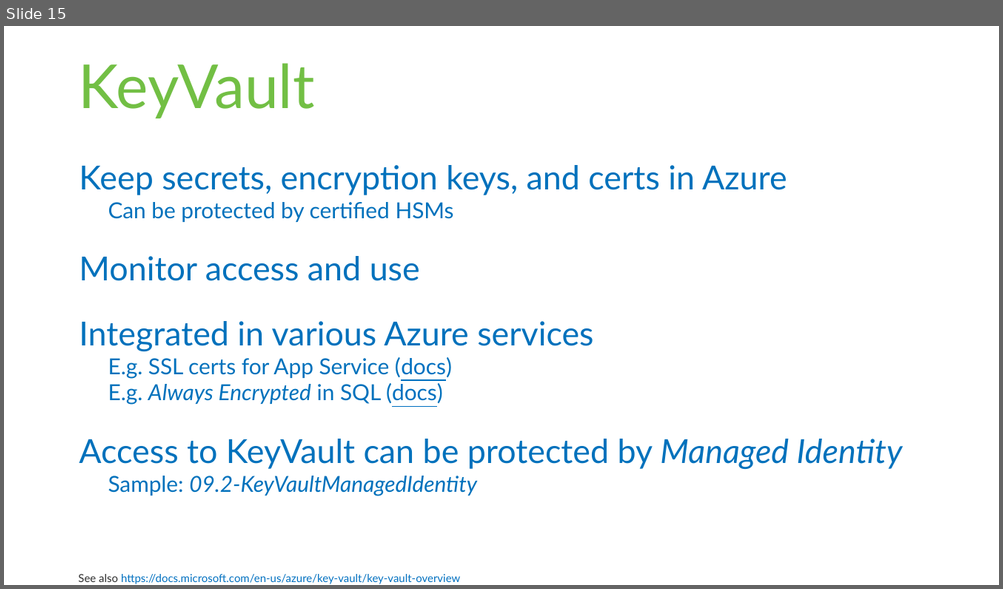
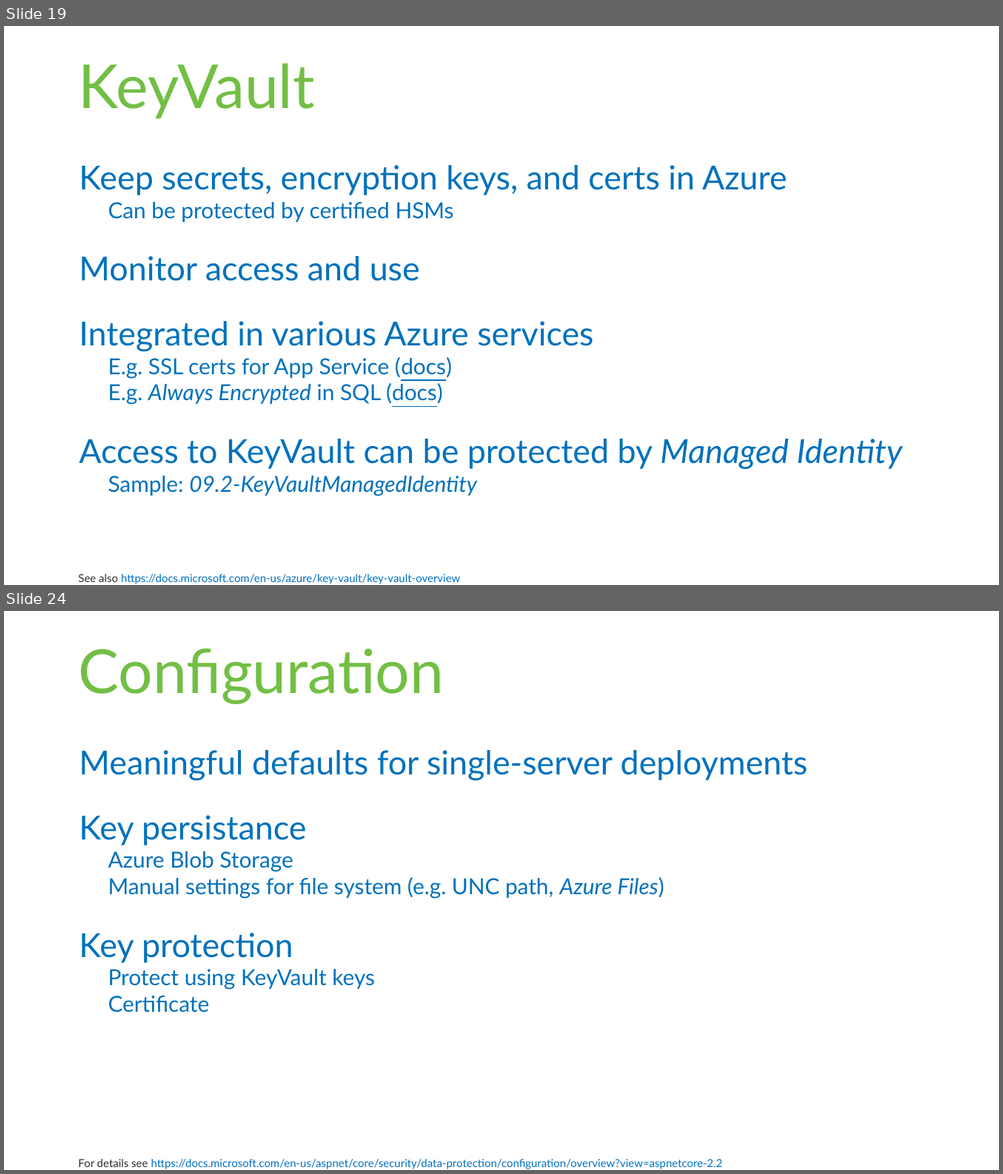
Before and after one commit to rstropek/SecureCodingDotNet, a slide deck: Slides/Secure-Coding-Dot-Net.pptx. Shown one above the other, each under a label of ours: slide 15 before the commit, slides 19 and 24 after it; the slides between them are not shown. The pictures are 1003x589 and 1003x1174 pixels, drawn with LibreOffice and Linux fonts; fonts in the diff are those of the drawing. Boxes give left, top, right and bottom in pixels: in the first picture for what was removed or moved away, otherwise in the second. Text is boxed around its words. In the diff, an @@ line names an element or a change of style, - is before the commit and + after.

```diff
--- a/Slides/Secure-Coding-Dot-Net.pptx
+++ b/Slides/Secure-Coding-Dot-Net.pptx
@@ slide 24 added at [4, 611, 999, 1170], background #FFFFFF @@
@@ title added at [78, 648, 444, 704], 44 pt, text #72BF44 @@
+Configuration
@@ text added at [79, 750, 808, 1013], 16 pt, text #0071BC @@
+Meaningful defaults for single-server deployments
+Key persistance
+  Azure Blob Storage
+  Manual settings for file system (e.g. UNC path, Azure Files)
+Key protection
+  Protect using KeyVault keys
+  Certificate
@@ text added at [78, 1159, 723, 1170], 8 pt, text #0070C0, underline @@
+For details see https://docs.microsoft.com/en-us/aspnet/core/security/data-protection/configuration/overview?view=aspnetcore-2.2
@@ what was slide 15 is now slide 19 @@
```
Also in this commit, not shown: 1 slide changed, 22 other slides added, 1 slide removed, 1 other file.
